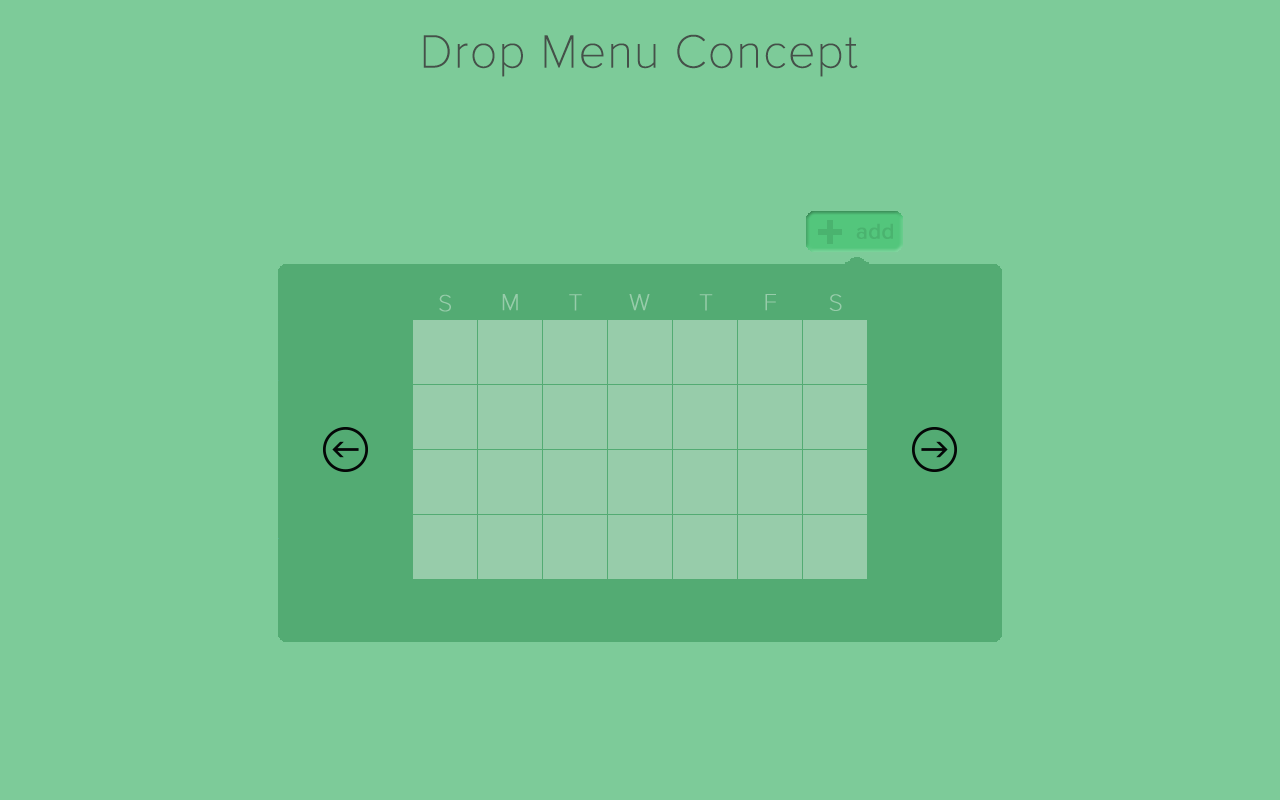
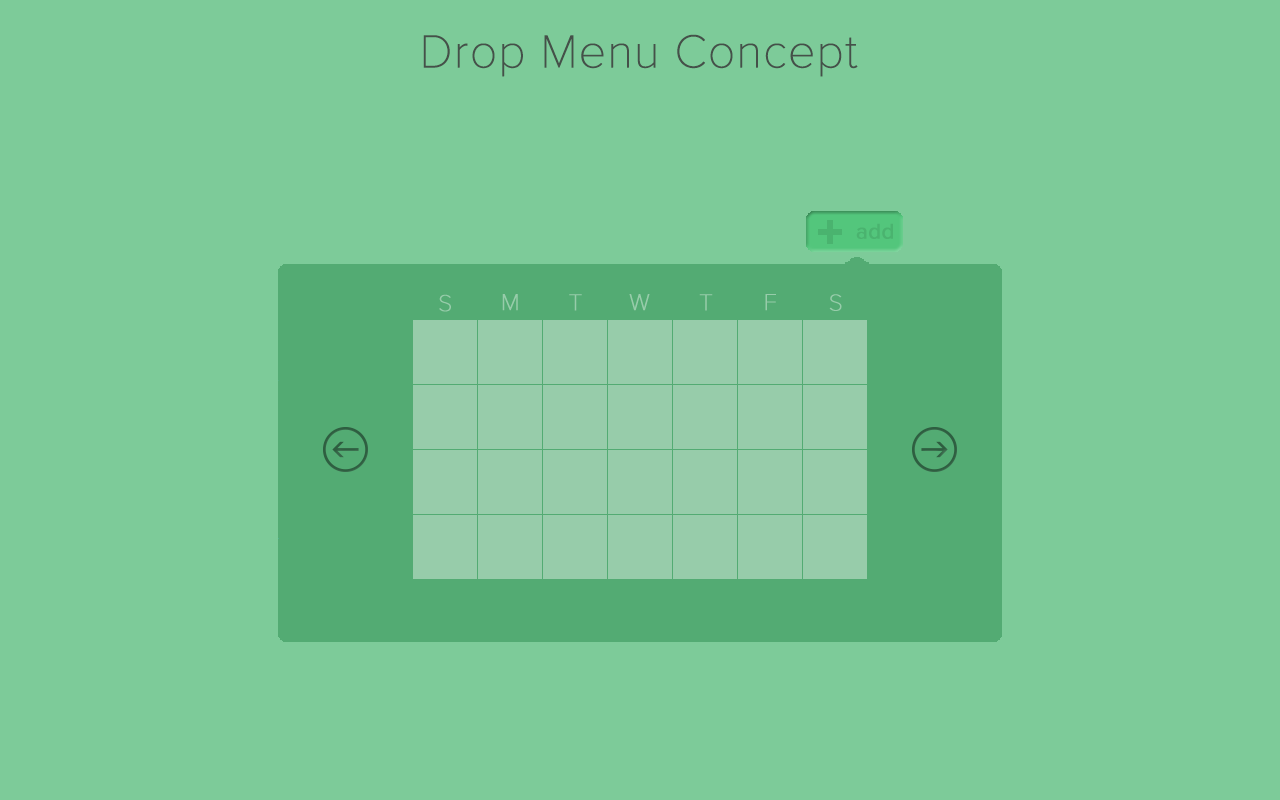
Layers edited between the first and the second 1280x800 image:
"Layer 12": opacity 100% → 47% over box(323, 427, 957, 472)
